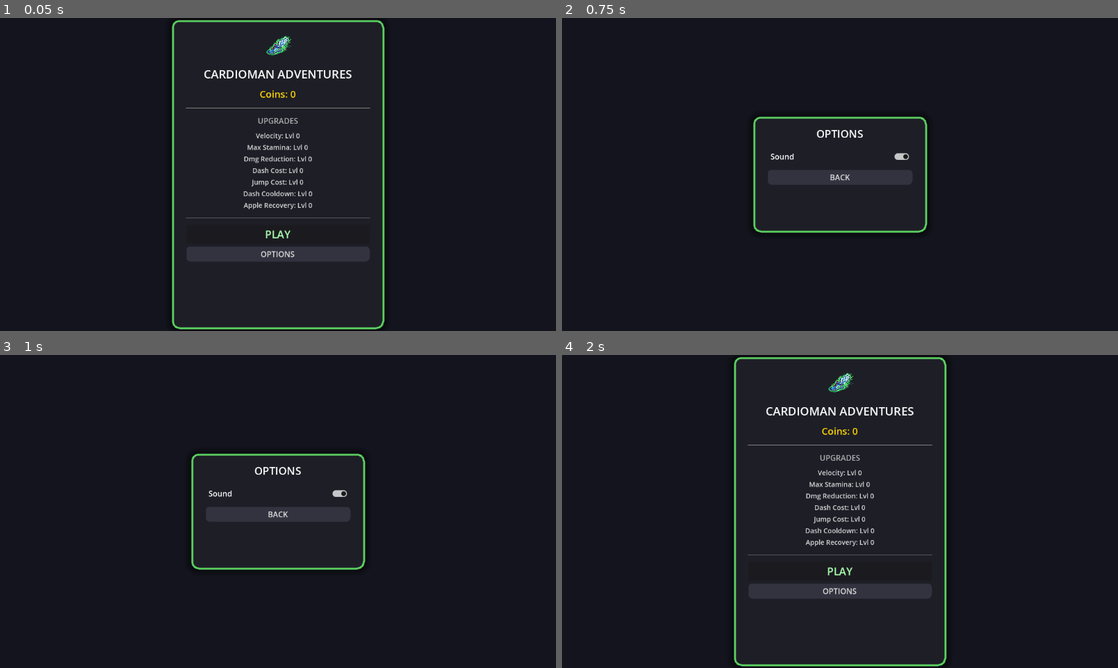
Above: before the commit, frames 1-4 (two rows, left to right).
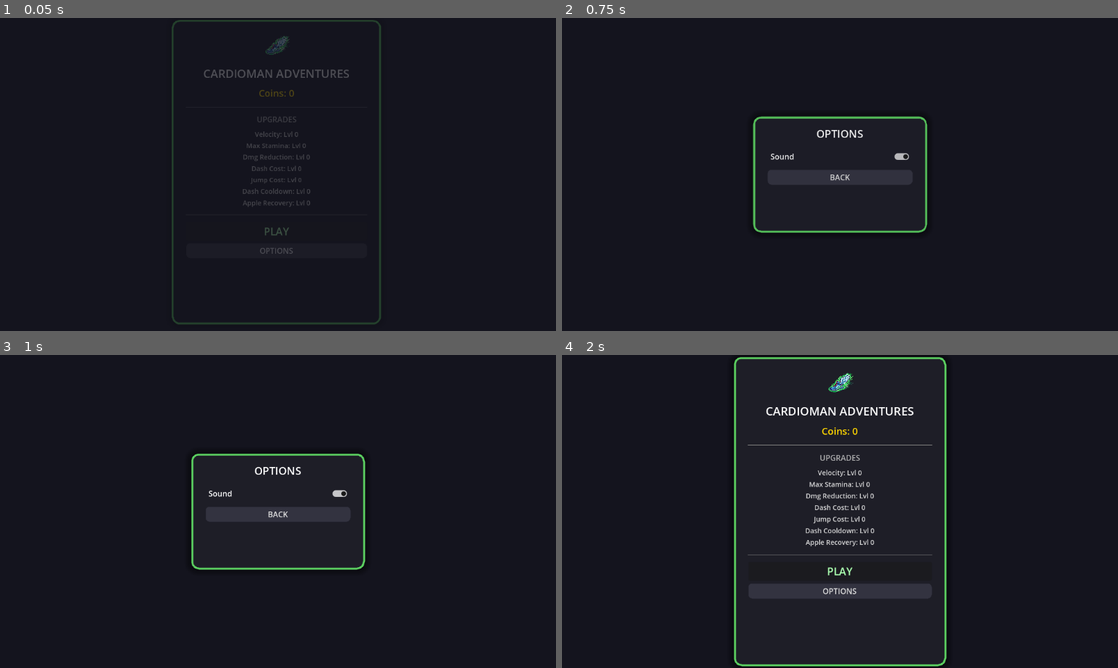
Above: after the commit, the same moments.

Repository: FalseThinks/cardioman-adventures
Game: Godot game, scene res://ui/start_menu.tscn
Same seed, same stepped clock (60 frames per second), same inputs: the game is played once before the commit and once after it.
Inputs:
- Up to frame 1 (0.05 s): no input
- Up to frame 2 (0.75 s): click "OPTIONS" at 0.5 s
- Up to frame 3 (1 s): no input
- Up to frame 4 (2 s): click "BACK" at 1.25 s

The runs differ from the first frame. In frame 1, 5.3% of the frame differs, in the area x 30-70%, y 0-100%; in frame 2, 0.2%; in frame 3, nothing differs; in frame 4, nothing differs.

Commit message:
audio manager

Diff:
--- /dev/null
+++ b/audio_manager.gd
@@ -0,0 +1,105 @@
+extends Node
+
+# Pool of SFX players for overlapping sounds
+const SFX_POOL_SIZE := 6
+var _sfx_players: Array[AudioStreamPlayer] = []
+var _sfx_index := 0
+
+# Two music players for crossfading
+var _music_a: AudioStreamPlayer
+var _music_b: AudioStreamPlayer
+var _active_music: AudioStreamPlayer
+
+# Loaded sound effects — populated from audio/sfx/ on startup.
+# Keys = filename without extension (e.g. "jump", "coin_collect").
+var _sfx_cache: Dictionary = {}
+
+# Loaded music tracks — populated from audio/music/.
+var _music_cache: Dictionary = {}
+
+func _ready():
+	process_mode = Node.PROCESS_MODE_ALWAYS
+
+	# Build SFX player pool
+	for i in range(SFX_POOL_SIZE):
+		var p = AudioStreamPlayer.new()
+		p.bus = "SFX"
+		add_child(p)
+		_sfx_players.append(p)
+
+	# Music players
+	_music_a = AudioStreamPlayer.new()
+	_music_a.bus = "Music"
+	add_child(_music_a)
+	_music_b = AudioStreamPlayer.new()
+	_music_b.bus = "Music"
+	add_child(_music_b)
+	_active_music = _music_a
+
+	_load_audio_dir("res://audio/sfx", _sfx_cache)
+	_load_audio_dir("res://audio/music", _music_cache)
+
+func _load_audio_dir(path: String, cache: Dictionary):
+	var dir = DirAccess.open(path)
+	if not dir:
+		return
+	dir.list_dir_begin()
+	var file = dir.get_next()
+	while file != "":
+		# Skip .import sidecar files
+		if not file.ends_with(".import") and not dir.current_is_dir():
+			var stream = load(path + "/" + file)
+			if stream is AudioStream:
+				var key = file.get_basename()
+				cache[key] = stream
+		file = dir.get_next()
+
+# --------------- SFX ---------------
+
+func play_sfx(name: String, volume_db: float = 0.0):
+	if global.sound_muted:
+		return
+	var stream = _sfx_cache.get(name)
+	if not stream:
+		return
+	var player = _sfx_players[_sfx_index]
+	_sfx_index = (_sfx_index + 1) % SFX_POOL_SIZE
+	player.stream = stream
+	player.volume_db = volume_db
+	player.play()
+
+# --------------- Music ---------------
+
+func play_music(name: String, fade_duration: float = 1.0):
+	var stream = _music_cache.get(name)
+	if not stream:
+		return
+	# If already playing this track, skip
+	if _active_music.stream == stream and _active_music.playing:
+		return
+
+	var incoming: AudioStreamPlayer
+	if _active_music == _music_a:
+		incoming = _music_b
+	else:
+		incoming = _music_a
+
+	incoming.stream = stream
+	incoming.volume_db = -40.0
+	incoming.play()
+
+	# Crossfade
+	var tween = get_tree().create_tween()
+	tween.set_parallel(true)
+	tween.tween_property(_active_music, "volume_db", -40.0, fade_duration)
+	tween.tween_property(incoming, "volume_db", 0.0, fade_duration)
+	tween.set_parallel(false)
+	tween.tween_callback(func():
+		_active_music.stop()
+		_active_music = incoming
+	)
+
+func stop_music(fade_duration: float = 1.0):
+	var tween = get_tree().create_tween()
+	tween.tween_property(_active_music, "volume_db", -40.0, fade_duration)
+	tween.tween_callback(_active_music.stop)
--- a/consumables/coins/coin.gd
+++ b/consumables/coins/coin.gd
@@ -22,6 +22,7 @@
 func _on_body_entered(body):
 	if body.is_in_group("player"):
 		_spawn_particles(global_position, Color(1.0, 0.85, 0.0))
+		audio_manager.play_sfx("coin_collect")
 		global.add_coin()
 		queue_free()
 
--- a/consumables/tofu.gd
+++ b/consumables/tofu.gd
@@ -24,6 +24,7 @@
 		body.current_stamina = min(body.current_stamina + stamina_heal, body.max_stamina)
 		body.stamina_bar.update_stamina_bar(body.current_stamina, body.max_stamina)
 		_spawn_particles(global_position)
+		audio_manager.play_sfx("heal")
 		queue_free()
 
 func _spawn_particles(pos: Vector2):
--- /dev/null
+++ b/default_bus_layout.tres
@@ -0,0 +1,15 @@
+[gd_resource type="AudioBusLayout" format=3]
+
+[resource]
+bus/1/name = &"SFX"
+bus/1/solo = false
+bus/1/mute = false
+bus/1/bypass_fx = false
+bus/1/volume_db = 0.0
+bus/1/send = &"Master"
+bus/2/name = &"Music"
+bus/2/solo = false
+bus/2/mute = false
+bus/2/bypass_fx = false
+bus/2/volume_db = 0.0
+bus/2/send = &"Master"
--- a/difficulty_manager.gd
+++ b/difficulty_manager.gd
@@ -9,7 +9,7 @@
 			"spawn_min": 2.0, "spawn_max": 3.5,
 			"rocket_chance": 0.0,
 			"batch_max": 1,
-			"consumable_chance": 0.30
+			"consumable_chance": 0.90
 		}
 	elif meters < 500:
 		# Normal: original behavior
@@ -17,7 +17,7 @@
 			"spawn_min": 1.0, "spawn_max": 2.5,
 			"rocket_chance": 0.30,
 			"batch_max": 2,
-			"consumable_chance": 0.40
+			"consumable_chance": 1.0
 		}
 	elif meters < 1000:
 		# Heated: faster spawns, more rockets
@@ -25,7 +25,7 @@
 			"spawn_min": 0.8, "spawn_max": 2.0,
 			"rocket_chance": 0.40,
 			"batch_max": 2,
-			"consumable_chance": 0.35
+			"consumable_chance": 1.0
 		}
 	elif meters < 2000:
 		# Intense: tight gaps, lots of rockets
@@ -33,7 +33,7 @@
 			"spawn_min": 0.6, "spawn_max": 1.5,
 			"rocket_chance": 0.50,
 			"batch_max": 2,
-			"consumable_chance": 0.30
+			"consumable_chance": 0.90
 		}
 	else:
 		# Maximum difficulty
@@ -41,5 +41,5 @@
 			"spawn_min": 0.5, "spawn_max": 1.2,
 			"rocket_chance": 0.60,
 			"batch_max": 2,
-			"consumable_chance": 0.25
+			"consumable_chance": 0.75
 		}
--- a/ground_manager.gd
+++ b/ground_manager.gd
@@ -8,6 +8,9 @@
 
 @onready var pieces = [ground1, ground2, ground3]
 
+# Music tracks per biome — filenames without extension, placed in audio/music/
+const BIOME_MUSIC := ["biome_day", "biome_sunset", "biome_night", "biome_magic", "biome_lava"]
+var _last_biome_index := -1
 
 func _ready():
 	# Initial positions
@@ -46,6 +49,11 @@
 	var biome_index = (meters / global.BIOME_DISTANCE) % global.BIOME_COLORS.size()
 	var target_color = global.BIOME_COLORS[biome_index]
 
+	# Crossfade music when entering a new biome
+	if biome_index != _last_biome_index:
+		_last_biome_index = biome_index
+		audio_manager.play_music(BIOME_MUSIC[biome_index])
+
 	for piece in pieces:
 		var sprite = piece.get_node_or_null("Sprite2D")
 		if sprite:
--- a/objects/static/obstacle.gd
+++ b/objects/static/obstacle.gd
@@ -52,7 +52,7 @@
 		global_position.x -= scroll_speed * delta
 
 func destroy() -> void:
-	print("Obstacle destroyed!")
+	audio_manager.play_sfx("obstacle_destroy")
 
 	if has_node("CollisionShape2D"):
 		$CollisionShape2D.set_deferred("disabled", true)
--- a/player.gd
+++ b/player.gd
@@ -172,10 +172,12 @@
 		if is_on_floor():
 			velocity.y = jump_power
 			current_stamina -= jump_stamina_cost
+			audio_manager.play_sfx("jump")
 		elif can_double_jump:
 			velocity.y = jump_power
 			current_stamina -= jump_stamina_cost
 			can_double_jump = false
+			audio_manager.play_sfx("double_jump")
 			do_flip()
 
 	# === Dashing ===
@@ -199,6 +201,7 @@
 	start_invulnerability()
 	shake_camera(8.0, 0.3)
 	hit_freeze(0.05)
+	audio_manager.play_sfx("hit")
 
 func shake_camera(intensity: float, duration: float):
 	var steps = int(duration / 0.04)
@@ -220,6 +223,7 @@
 	current_stamina -= dash_stamina_cost
 	can_dash = false
 	is_dashing = true
+	audio_manager.play_sfx("dash")
 
 
 	get_tree().create_timer(dash_duration).timeout.connect(end_dash)
@@ -283,6 +287,8 @@
 func trigger_game_over():
 	is_game_over = true
 	velocity.x = 0
+	audio_manager.play_sfx("game_over")
+	audio_manager.stop_music()
 	var menu = upgrade_menu_scene.instantiate()
 	$"../CanvasLayer".add_child(menu)
 	get_tree().paused = true
--- a/project.godot
+++ b/project.godot
@@ -22,6 +22,7 @@
 [autoload]
 
 global="*res://global.gd"
+audio_manager="*res://audio_manager.gd"
 
 [display]
 
--- a/ui/pause_menu.gd
+++ b/ui/pause_menu.gd
@@ -2,11 +2,17 @@
 
 func _ready():
 	process_mode = Node.PROCESS_MODE_ALWAYS
+	modulate.a = 0.0
+	var tween = get_tree().create_tween()
+	tween.set_pause_mode(Tween.TWEEN_PAUSE_PROCESS)
+	tween.tween_property(self, "modulate:a", 1.0, 0.15)
 
 func _on_BtnResume_pressed():
+	audio_manager.play_sfx("button_click")
 	get_tree().paused = false
 	queue_free()
 
 func _on_BtnQuit_pressed():
+	audio_manager.play_sfx("button_click")
 	get_tree().paused = false
 	get_tree().change_scene_to_file("res://ui/start_menu.tscn")
--- a/ui/start_menu.gd
+++ b/ui/start_menu.gd
@@ -12,6 +12,7 @@
 	update_ui()
 	sound_toggle.button_pressed = not global.sound_muted
 	AudioServer.set_bus_mute(0, global.sound_muted)
+	_animate_panel_in(main_panel)
 
 func update_ui():
 	coins_label.text = "Coins: " + str(global.coins)
@@ -25,17 +26,30 @@
 	stats[6].text = "Apple Recovery: Lvl " + str(global.apple_level)
 
 func _on_BtnPlay_pressed():
+	audio_manager.play_sfx("button_click")
 	get_tree().change_scene_to_file("res://main.tscn")
 
 func _on_BtnOptions_pressed():
+	audio_manager.play_sfx("button_click")
 	main_panel.visible = false
 	options_panel.visible = true
+	_animate_panel_in(options_panel)
 
 func _on_BtnBack_pressed():
+	audio_manager.play_sfx("button_click")
 	options_panel.visible = false
 	main_panel.visible = true
+	_animate_panel_in(main_panel)
 
 func _on_SoundToggle_toggled(toggled_on: bool):
 	global.sound_muted = not toggled_on
 	AudioServer.set_bus_mute(0, global.sound_muted)
 	global.save_data()
+
+func _animate_panel_in(panel: Control):
+	panel.modulate.a = 0.0
+	panel.scale = Vector2(0.92, 0.92)
+	var tween = get_tree().create_tween()
+	tween.set_parallel(true)
+	tween.tween_property(panel, "modulate:a", 1.0, 0.2)
+	tween.tween_property(panel, "scale", Vector2(1.0, 1.0), 0.2).set_ease(Tween.EASE_OUT).set_trans(Tween.TRANS_BACK)
--- a/ui/upgrade_menu.gd
+++ b/ui/upgrade_menu.gd
@@ -5,6 +5,17 @@
 func _ready():
 	process_mode = Node.PROCESS_MODE_ALWAYS
 	update_ui()
+	_animate_in()
+
+func _animate_in():
+	modulate.a = 0.0
+	var panel = $Panel
+	panel.scale = Vector2(0.92, 0.92)
+	var tween = get_tree().create_tween()
+	tween.set_pause_mode(Tween.TWEEN_PAUSE_PROCESS)
+	tween.set_parallel(true)
+	tween.tween_property(self, "modulate:a", 1.0, 0.25)
+	tween.tween_property(panel, "scale", Vector2(1.0, 1.0), 0.25).set_ease(Tween.EASE_OUT).set_trans(Tween.TRANS_BACK)
 
 func update_ui():
 	coins_label.text = "Coins: " + str(global.coins)
@@ -53,7 +64,10 @@
 		global.set_coins(global.coins - cost)
 		global.set(stat_name, current_level + 1)
 		global.save_data()
+		audio_manager.play_sfx("purchase")
 		update_ui()
+	else:
+		audio_manager.play_sfx("purchase_fail")
 
 func _on_BtnPlayAgain_pressed():
 	get_tree().paused = false
Not shown, added: audio_manager.gd.uid
Not shown, added: difficulty_manager.gd.uid
